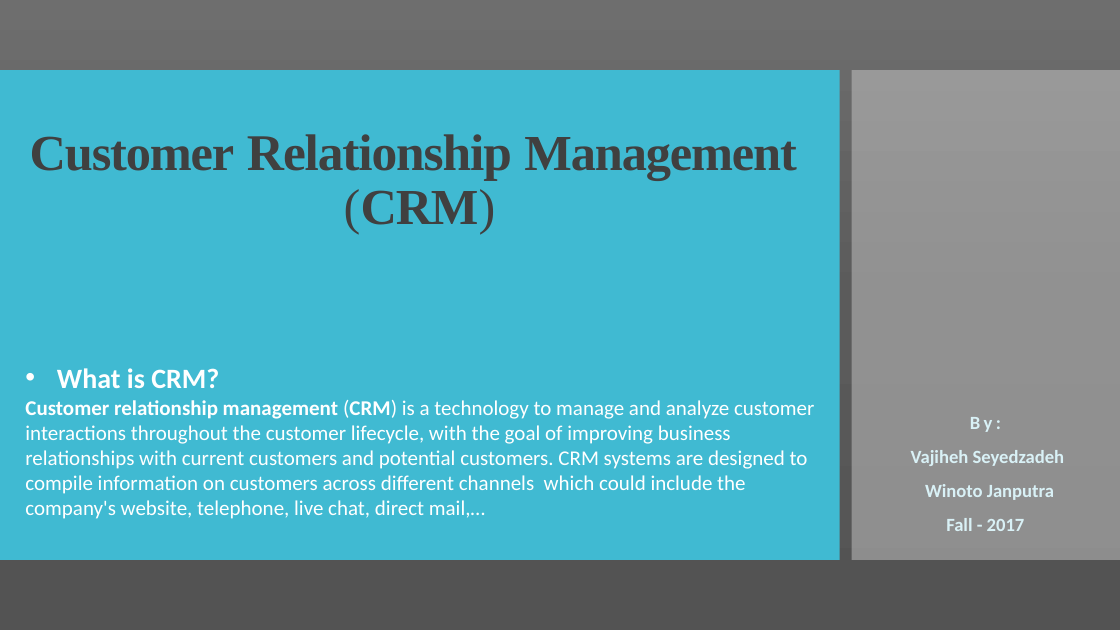
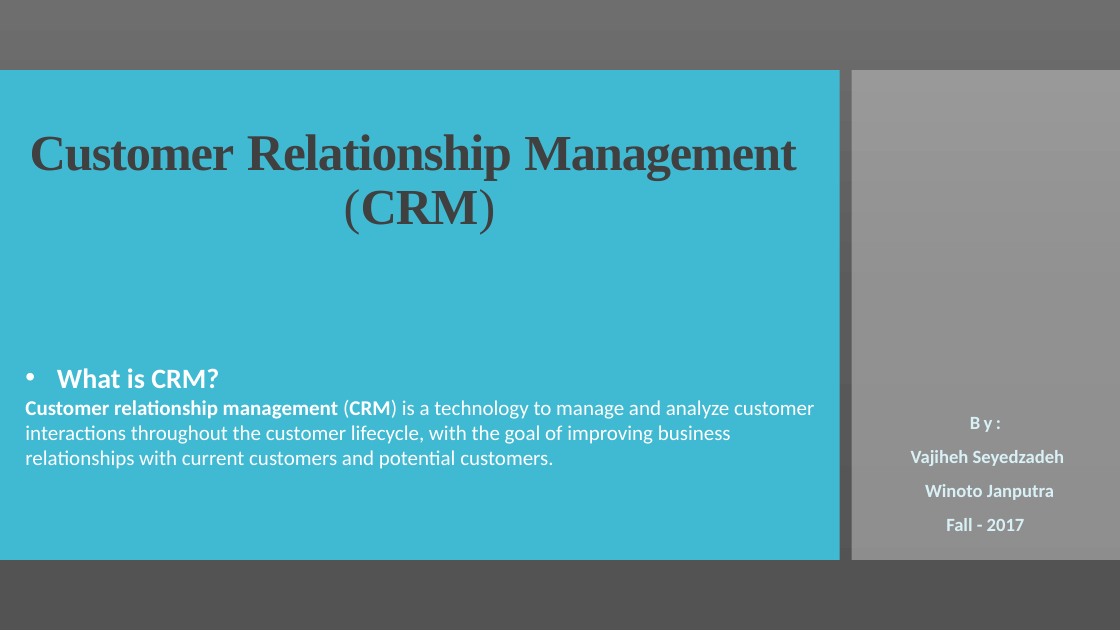
Before and after one commit to winotoj/ipd10-dotnet-CRM-Project, a slide deck: slide 1 of CRM PROJECT.pptx. Drawn at 1120x630 pixels with LibreOffice and Linux fonts; fonts in the diff are those of the drawing. Boxes give left, top, right and bottom in pixels: in the first picture for what was removed or moved away, otherwise in the second. Text is boxed around its words. In the diff, an @@ line names an element or a change of style, - is before the commit and + after.

Commit message:
* ppt

```diff
--- a/CRM PROJECT.pptx
+++ b/CRM PROJECT.pptx
@@ text at (25, 400, 814, 469): text changed @@
-Customer relationship management (CRM) is a technology to manage and analyze customer interactions throughout the customer lifecycle, with the goal of improving business relationships with current customers and potential customers. CRM systems are designed to compile information on customers across different channels which could include the company's website, telephone, live chat, direct mail,…
+Customer relationship management (CRM) is a technology to manage and analyze customer interactions throughout the customer lifecycle, with the goal of improving business relationships with current customers and potential customers.
```
Also in this commit, not shown: 3 other slides changed, 1 other file.
